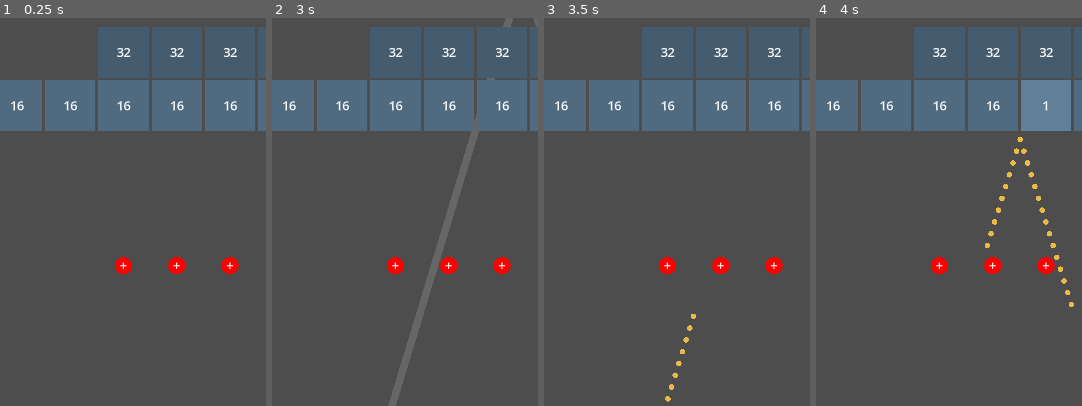
Above: before the commit, frames 1-4 (left to right).
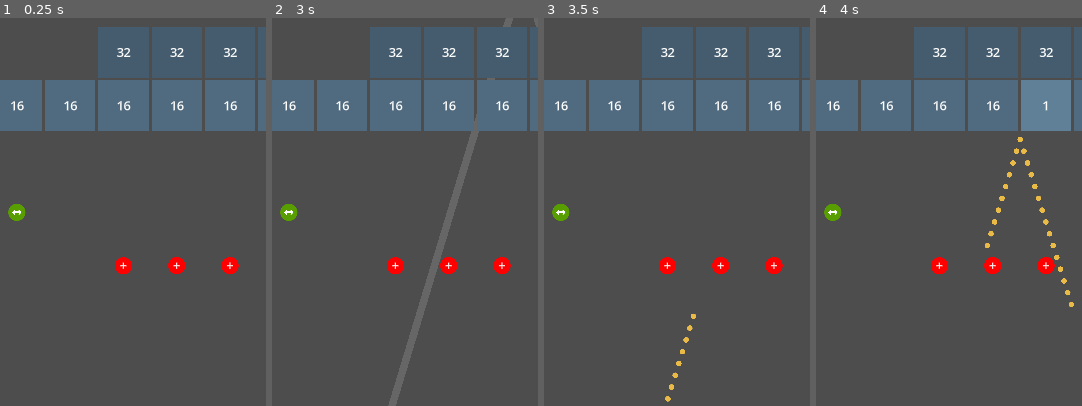
Above: after the commit, the same moments.

Repository: MichalHrbek/wallsnballs
Game: Godot game, scene res://scenes/main.tscn
Same seed, same stepped clock (60 frames per second), same inputs: the game is played once before the commit and once after it.
Inputs (mouse positions are % of the whole screen's width and height, from its top left):
- Up to frame 1 (0.25 s): no input
- Up to frame 2 (3 s): click "Try again" at 0.5 s; click "Try again" at 1.25 s; click "Try again" at 2 s; tap Enter at 2.75 s; move the mouse to (72, 44) at 2.77 s; click (72, 44) at 2.92 s
- Up to frame 3 (3.5 s): no input
- Up to frame 4 (4 s): move the mouse to (30, 55) at 3.52 s; click (30, 55) at 3.67 s
The pictures show only the part of the screen within x 42-92%, y 11-61%; the shares and areas given below are measured in that part.

The runs differ from the first frame. In frame 1, 0.2% of the frame differs, in the area x 3-10%, y 47-53%; in frame 2, 0.2%; in frame 3, 0.2%; in frame 4, 0.2%.

Commit message:
Walls with features applied per direction

Diff:
--- /dev/null
+++ b/assets/arrow_right.svg
@@ -0,0 +1,6 @@
+<svg xmlns="http://www.w3.org/2000/svg" xmlns:xlink="http://www.w3.org/1999/xlink">
+  <defs/>
+  <g>
+    <path stroke="none" fill="#FFFFFF" d="M-21.05 5 Q-23.1 5 -24.55 3.55 -26.05 2.05 -26.05 0 -26.05 -2.05 -24.55 -3.5 -23.1 -5 -21.05 -5 L11.8 -5 8.9 -7.9 Q8 -8.8 8 -10.05 8 -11.3 8.9 -12.15 9.75 -13.05 11 -13.05 12.25 -13.05 13.15 -12.15 L23.2 -2.1 Q24.05 -1.25 24.05 0 24.05 1.25 23.2 2.1 L13.15 12.15 Q12.25 13.05 11.05 13.05 9.8 13.05 8.9 12.2 8 11.3 8 10.1 8 8.85 8.9 7.95 L11.85 5 -21.05 5"/>
+  </g>
+</svg>
--- a/scenes/main.tscn
+++ b/scenes/main.tscn
@@ -31,6 +31,12 @@
 type = 0
 orientation = 0
 
+[sub_resource type="Resource" id="Resource_pmjht"]
+script = ExtResource("3_dg4ad")
+health = 0
+type = 3
+orientation = 9
+
 [sub_resource type="Resource" id="Resource_a58aw"]
 script = ExtResource("3_dg4ad")
 health = 0
@@ -42,7 +48,7 @@
 name = ""
 width = 10
 height = 6
-walls = Array[ExtResource("3_dg4ad")]([SubResource("Resource …(628 unchanged characters)… ll, null, null, null, null, null, null, null, null, null, null, null, null, null, nu …(152 unchanged characters)…
+walls = Array[ExtResource("3_dg4ad")]([SubResource("Resource …(628 unchanged characters)… ll, null, null, null, null, null, null, SubResource("Resource_pmjht"), null, null, null, null, null, null, nu …(152 unchanged characters)…
 
 [node name="Node2D" type="Node2D"]
 
--- a/scenes/walls/wall_laser.tscn
+++ b/scenes/walls/wall_laser.tscn
@@ -2,16 +2,16 @@
 
 [ext_resource type="Script" path="res://scripts/walls/wall_laser.gd" id="1_fewbk"]
 [ext_resource type="Texture2D" uid="uid://dbjecd6eknr0s" path="res://assets/ball.svg" id="2_ynhhe"]
+[ext_resource type="PackedScene" uid="uid://dhryypd3jx00g" path="res://scripts/walls/directionals/arrow_directional.tscn" id="3_ik0d7"]
 
 [sub_resource type="CircleShape2D" id="CircleShape2D_6dlnv"]
 radius = 12.0
-
-[sub_resource type="LabelSettings" id="LabelSettings_npei6"]
 
 [node name="Laser" type="StaticBody2D"]
 collision_mask = 3
 input_pickable = true
 script = ExtResource("1_fewbk")
+directional = ExtResource("3_ik0d7")
 metadata/_edit_group_ = true
 
 [node name="CollisionShape2D2" type="CollisionShape2D" parent="."]
@@ -22,17 +22,5 @@
 scale = Vector2(0.375, 0.375)
 texture = ExtResource("2_ynhhe")
 
-[node name="Label" type="Label" parent="."]
-anchors_preset = 15
-anchor_right = 1.0
-anchor_bottom = 1.0
-offset_left = -5.0
-offset_top = -11.5
-offset_right = 5.0
-offset_bottom = 11.5
-grow_horizontal = 2
-grow_vertical = 2
-text = "+"
-label_settings = SubResource("LabelSettings_npei6")
-horizontal_alignment = 1
-vertical_alignment = 1
+[node name="ArrowDirectional" parent="." instance=ExtResource("3_ik0d7")]
+visible = false
--- /dev/null
+++ b/scripts/walls/directionals/arrow_directional.tscn
@@ -0,0 +1,8 @@
+[gd_scene load_steps=2 format=3 uid="uid://dhryypd3jx00g"]
+
+[ext_resource type="Texture2D" uid="uid://c4c3skttdldgf" path="res://assets/arrow_right.svg" id="1_6uo2x"]
+
+[node name="ArrowDirectional" type="Sprite2D"]
+rotation = -3.14159
+scale = Vector2(0.25, 0.25)
+texture = ExtResource("1_6uo2x")
--- a/scripts/walls/wall_laser.gd
+++ b/scripts/walls/wall_laser.gd
@@ -1,4 +1,6 @@
-class_name WallLaser extends Wall
+@tool
+
+class_name WallLaser extends WallMultiDirectional
 
 var _got_hit = false
 
--- /dev/null
+++ b/scripts/walls/wall_multidir.gd
@@ -0,0 +1,14 @@
+class_name WallMultiDirectional extends Wall
+
+@export var directional: PackedScene
+var _directionals: Array[Node2D] = []
+
+func _on_orientation_set():
+	for i in _directionals:
+		i.queue_free()
+	_directionals = []
+	for i in WallRes.ORIENTATION_TO_RAD[orientation]:
+		var node: Node2D = directional.instantiate()
+		node.rotate(i)
+		add_child(node)
+		_directionals.append(node)
Not shown, added: assets/arrow_right.svg.import
Not shown: 1 places in scenes/main.tscn that only renumber resources
